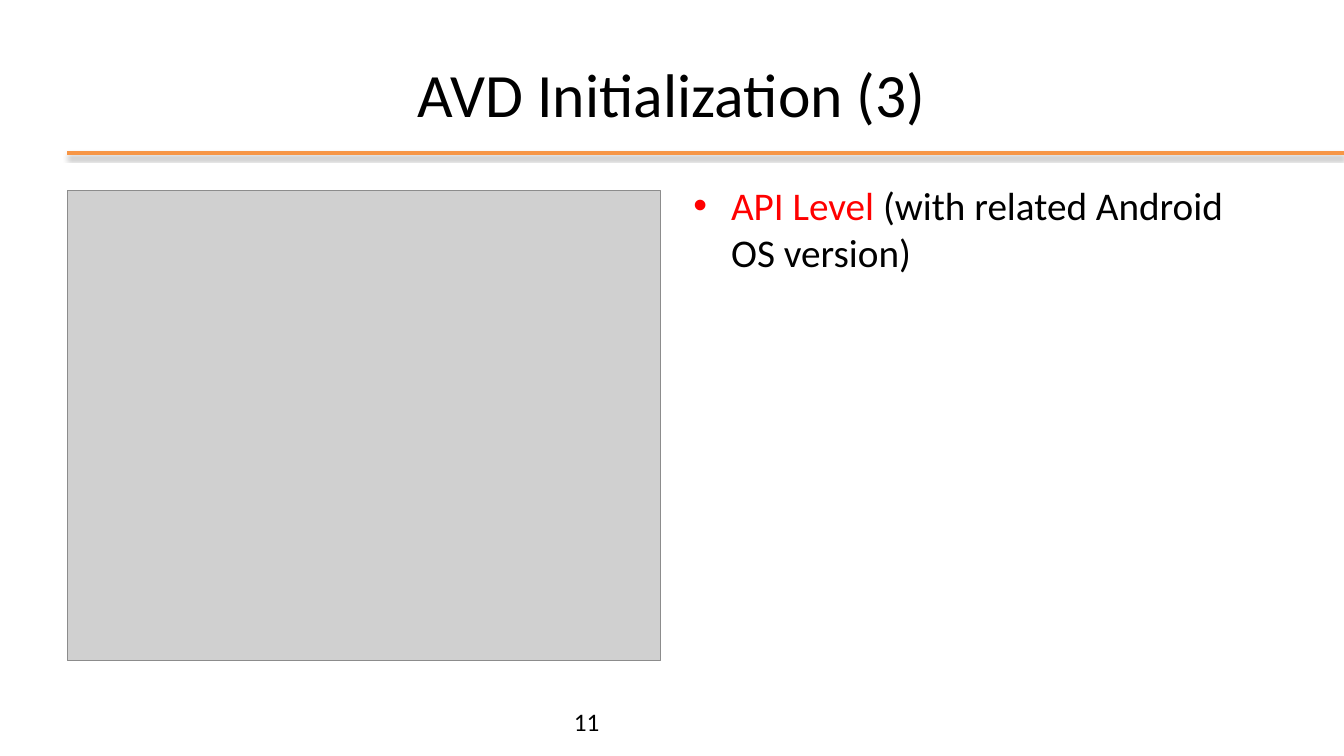
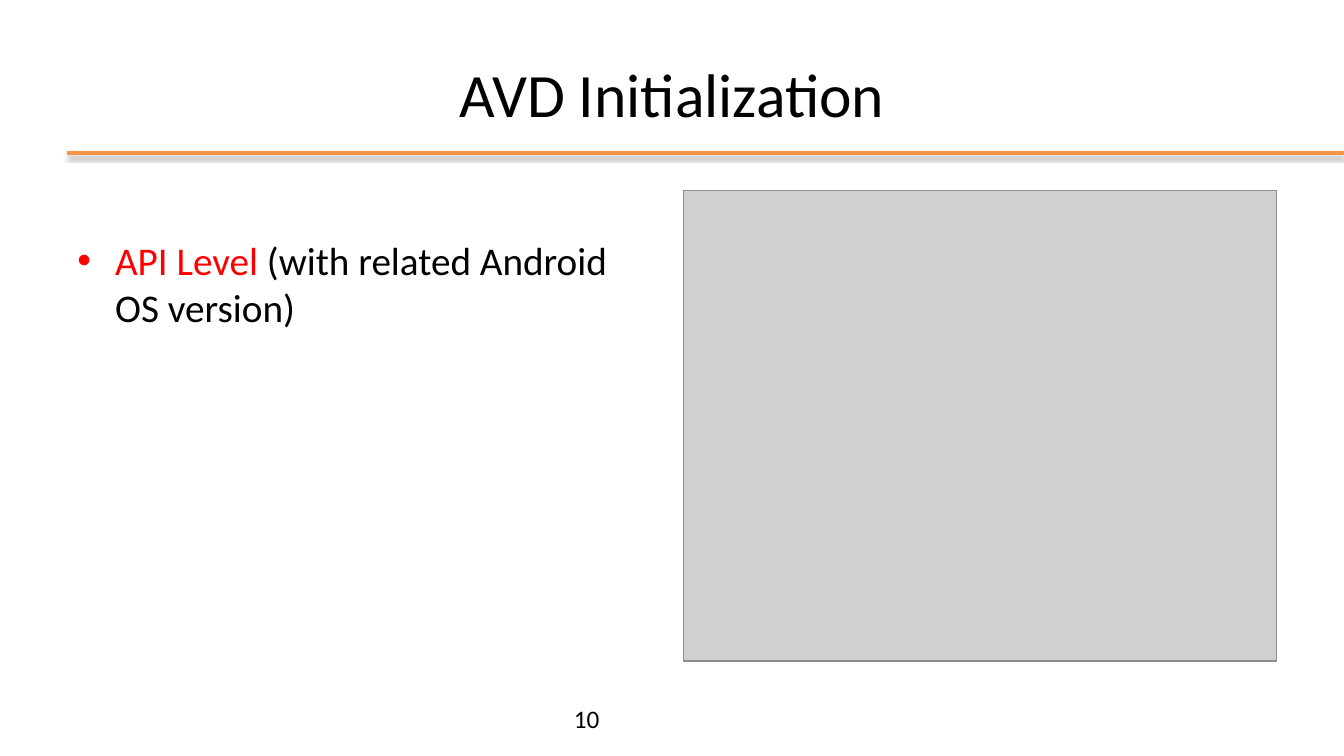
Before and after one commit to kevinmala00/ATTIVITA-PROGETTUALE, a slide deck: slide 10 of slides/02 - Android Studio.pptx (slide 11 before the commit). Drawn at 1344x756 pixels with LibreOffice and Linux fonts; fonts in the diff are those of the drawing; grey boxes stand for pictures; background and template pictures are left out. Boxes give left, top, right and bottom in pixels: in the first picture for what was removed or moved away, otherwise in the second. Text is boxed around its words. In the diff, an @@ line names an element or a change of style, - is before the commit and + after.

```diff
--- a/slides/02 - Android Studio.pptx
+++ b/slides/02 - Android Studio.pptx
@@ title at (459,74,884,118): text changed @@
-AVD Initialization (3)
+AVD Initialization
@@ text "API Level (with related Android ...": place and size @@
-text "API Level (with related Android ..." at (731,191,1223,273)
+text "API Level (with related Android ..." at (115,246,607,328)
@@ picture: place and size @@
-picture at (68,191,661,660)
+picture at (684,191,1277,661)
@@ page number at (574,711,600,728): text changed @@
-11
+10
```
Also in this commit, not shown: 21 other slides changed, 15 slides added, 8 slides removed.
